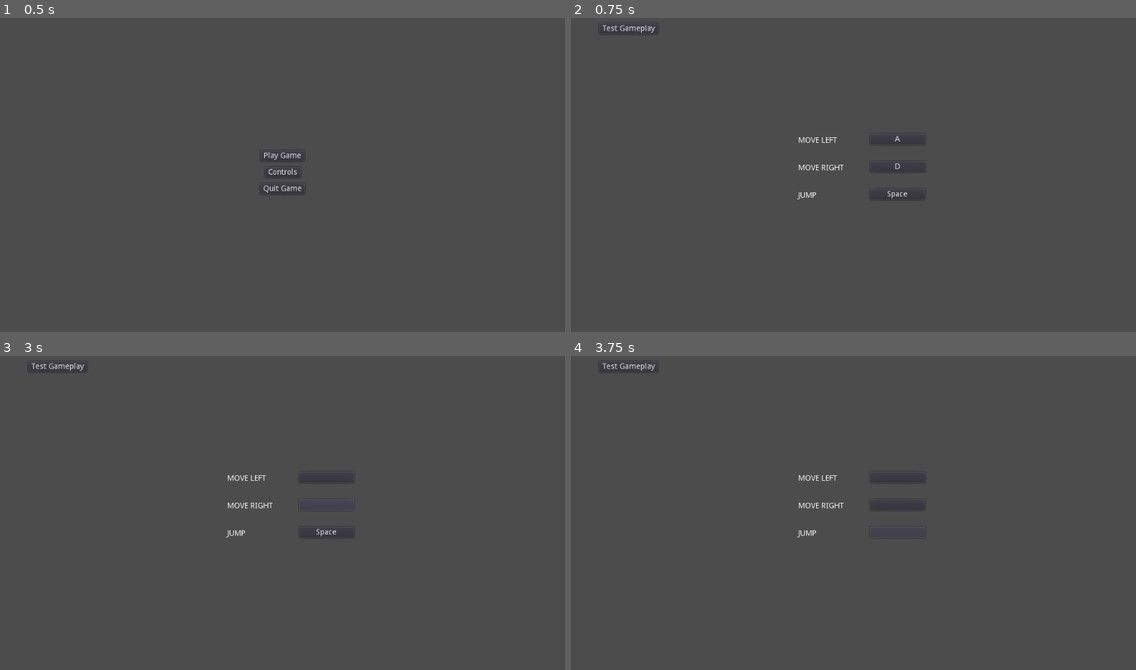
Above: before the commit, frames 1-4 (two rows, left to right).
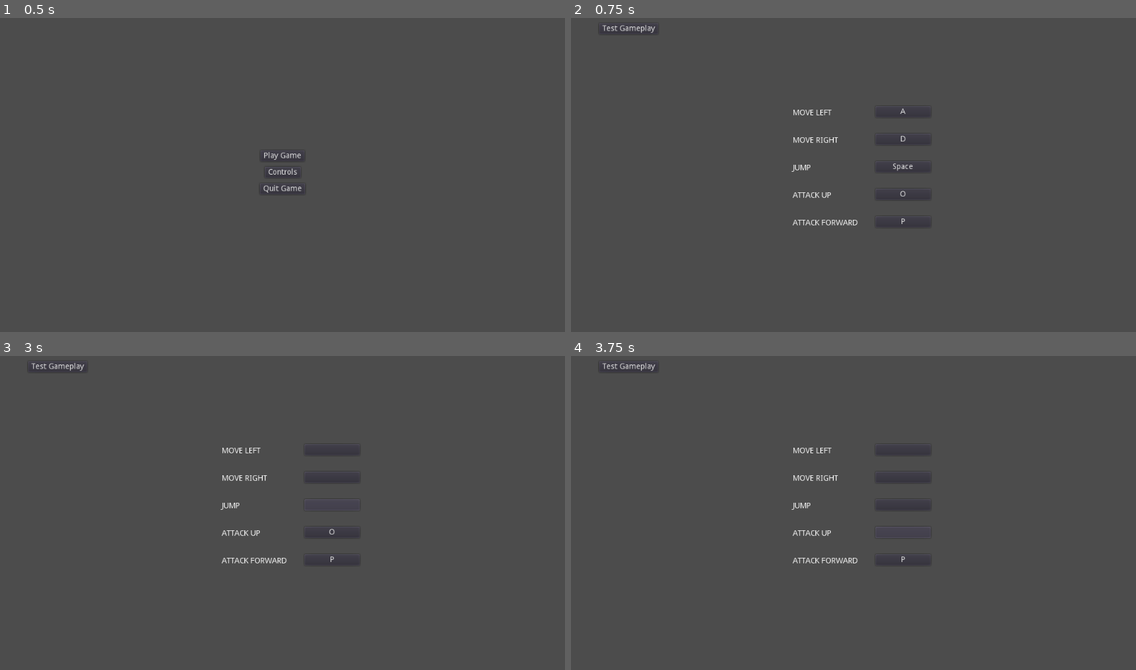
Above: after the commit, the same moments.

Repository: Grandmasterjtg/Organ-Game
Game: Godot game, scene res://Levels/MainMenu.tscn
Same seed, same stepped clock (60 frames per second), same inputs: the game is played once before the commit and once after it. The engine's default icon, where the game draws it, is replaced by a stand-in: a white triangle on a blue panel in a dark square.
Inputs (mouse positions are in pixels of both pictures, inside the frame that each line leads up to):
- Up to frame 1 (0.5 s): no input
- Up to frame 2 (0.75 s): click "Controls" at 0.5 s
- Up to frame 3 (3 s): click "A" at 1.25 s; click (327, 478) at 2.02 s; click (327, 503) at 2.75 s, where only the run before the commit has a clickable "D"
- Up to frame 4 (3.75 s): click (898, 531) at 3.5 s, where only the run before the commit has a clickable "Space"

Frame 1 is identical in both runs. In frame 2, 0.5% of the frame differs, in the area x 39-61%, y 28-67%; in frame 3, 0.5%; in frame 4, 0.4%.

Commit message:
Added attack_up and attack_forward
Added new inputs to the input map
   -attack_up
   -attack_forward
Added buttons to change the new inputs on the controls screen

Diff:
--- a/OrganGame/Levels/ControlsMenu.tscn
+++ b/OrganGame/Levels/ControlsMenu.tscn
@@ -15,16 +15,16 @@
 anchor_top = 0.5
 anchor_right = 0.5
 anchor_bottom = 0.5
-margin_top = -50.0
-margin_bottom = -50.0
+margin_top = -100.0
+margin_bottom = -100.0
 __meta__ = {
 "_edit_use_anchors_": false
 }
 
 [node name="Label" type="Label" parent="MoveLeft"]
-margin_left = -100.0
+margin_left = -110.0
 margin_top = -5.0
-margin_right = -30.0
+margin_right = -40.0
 margin_bottom = 9.0
 text = "MOVE LEFT"
 __meta__ = {
@@ -33,9 +33,9 @@
 
 [node name="Button" type="Button" parent="MoveLeft"]
 anchor_right = 1.0
-margin_left = 30.0
+margin_left = 40.0
 margin_top = -10.0
-margin_right = 130.0
+margin_right = 140.0
 margin_bottom = 10.0
 focus_mode = 0
 script = ExtResource( 1 )
@@ -50,14 +50,16 @@
 anchor_top = 0.5
 anchor_right = 0.5
 anchor_bottom = 0.5
+margin_top = -50.0
+margin_bottom = -50.0
 __meta__ = {
 "_edit_use_anchors_": false
 }
 
 [node name="Label" type="Label" parent="MoveRight"]
-margin_left = -100.0
+margin_left = -110.0
 margin_top = -5.0
-margin_right = -18.0
+margin_right = -28.0
 margin_bottom = 9.0
 text = "MOVE RIGHT"
 __meta__ = {
@@ -66,9 +68,9 @@
 
 [node name="Button" type="Button" parent="MoveRight"]
 anchor_right = 1.0
-margin_left = 30.0
+margin_left = 40.0
 margin_top = -10.0
-margin_right = 130.0
+margin_right = 140.0
 margin_bottom = 10.0
 focus_mode = 0
 script = ExtResource( 1 )
@@ -83,16 +85,14 @@
 anchor_top = 0.5
 anchor_right = 0.5
 anchor_bottom = 0.5
-margin_top = 50.0
-margin_bottom = 50.0
 __meta__ = {
 "_edit_use_anchors_": false
 }
 
 [node name="Label" type="Label" parent="Jump"]
-margin_left = -100.0
+margin_left = -110.0
 margin_top = -5.0
-margin_right = -18.0
+margin_right = -28.0
 margin_bottom = 9.0
 text = "JUMP"
 __meta__ = {
@@ -101,9 +101,9 @@
 
 [node name="Button" type="Button" parent="Jump"]
 anchor_right = 1.0
-margin_left = 30.0
+margin_left = 40.0
 margin_top = -10.0
-margin_right = 130.0
+margin_right = 140.0
 margin_bottom = 10.0
 focus_mode = 0
 script = ExtResource( 1 )
@@ -113,6 +113,76 @@
 action = "jump"
 default = "Space"
 
+[node name="AttackUp" type="Control" parent="."]
+anchor_left = 0.5
+anchor_top = 0.5
+anchor_right = 0.5
+anchor_bottom = 0.5
+margin_top = 50.0
+margin_bottom = 50.0
+__meta__ = {
+"_edit_use_anchors_": false
+}
+
+[node name="Label" type="Label" parent="AttackUp"]
+margin_left = -110.0
+margin_top = -5.0
+margin_right = -28.0
+margin_bottom = 9.0
+text = "ATTACK UP"
+__meta__ = {
+"_edit_use_anchors_": false
+}
+
+[node name="Button" type="Button" parent="AttackUp"]
+anchor_right = 1.0
+margin_left = 40.0
+margin_top = -10.0
+margin_right = 140.0
+margin_bottom = 10.0
+focus_mode = 0
+script = ExtResource( 1 )
+__meta__ = {
+"_edit_use_anchors_": false
+}
+action = "attack_up"
+default = "O"
+
+[node name="AttackForward" type="Control" parent="."]
+anchor_left = 0.5
+anchor_top = 0.5
+anchor_right = 0.5
+anchor_bottom = 0.5
+margin_top = 100.0
+margin_bottom = 100.0
+__meta__ = {
+"_edit_use_anchors_": false
+}
+
+[node name="Label" type="Label" parent="AttackForward"]
+margin_left = -110.0
+margin_top = -5.0
+margin_right = 8.0
+margin_bottom = 9.0
+text = "ATTACK FORWARD"
+__meta__ = {
+"_edit_use_anchors_": false
+}
+
+[node name="Button" type="Button" parent="AttackForward"]
+anchor_right = 1.0
+margin_left = 40.0
+margin_top = -10.0
+margin_right = 140.0
+margin_bottom = 10.0
+focus_mode = 0
+script = ExtResource( 1 )
+__meta__ = {
+"_edit_use_anchors_": false
+}
+action = "attack_forward"
+default = "P"
+
 [node name="Test Gameplay" type="Button" parent="."]
 margin_left = 51.0
 margin_top = 39.0
--- a/OrganGame/project.godot
+++ b/OrganGame/project.godot
@@ -42,6 +42,16 @@
 "events": [ Object(InputEventKey,"resource_local_to_scene":false,"resource_name":"","device":0,"alt":false,"shift":false,"control":false,"meta":false,"command":false,"pressed":false,"scancode":0,"physical_scancode":80,"unicode":0,"echo":false,"script":null)
  ]
 }
+attack_up={
+"deadzone": 0.5,
+"events": [ Object(InputEventKey,"resource_local_to_scene":false,"resource_name":"","device":0,"alt":false,"shift":false,"control":false,"meta":false,"command":false,"pressed":false,"scancode":0,"physical_scancode":79,"unicode":0,"echo":false,"script":null)
+ ]
+}
+attack_forward={
+"deadzone": 0.5,
+"events": [ Object(InputEventKey,"resource_local_to_scene":false,"resource_name":"","device":0,"alt":false,"shift":false,"control":false,"meta":false,"command":false,"pressed":false,"scancode":0,"physical_scancode":80,"unicode":0,"echo":false,"script":null)
+ ]
+}
 
 [physics]
 
